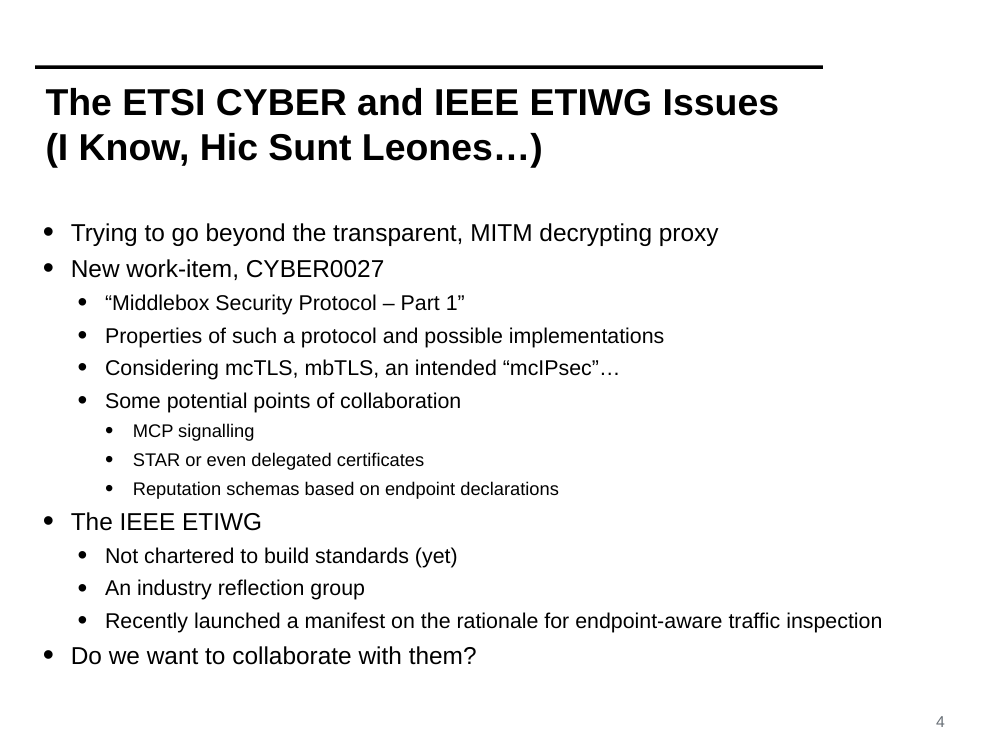
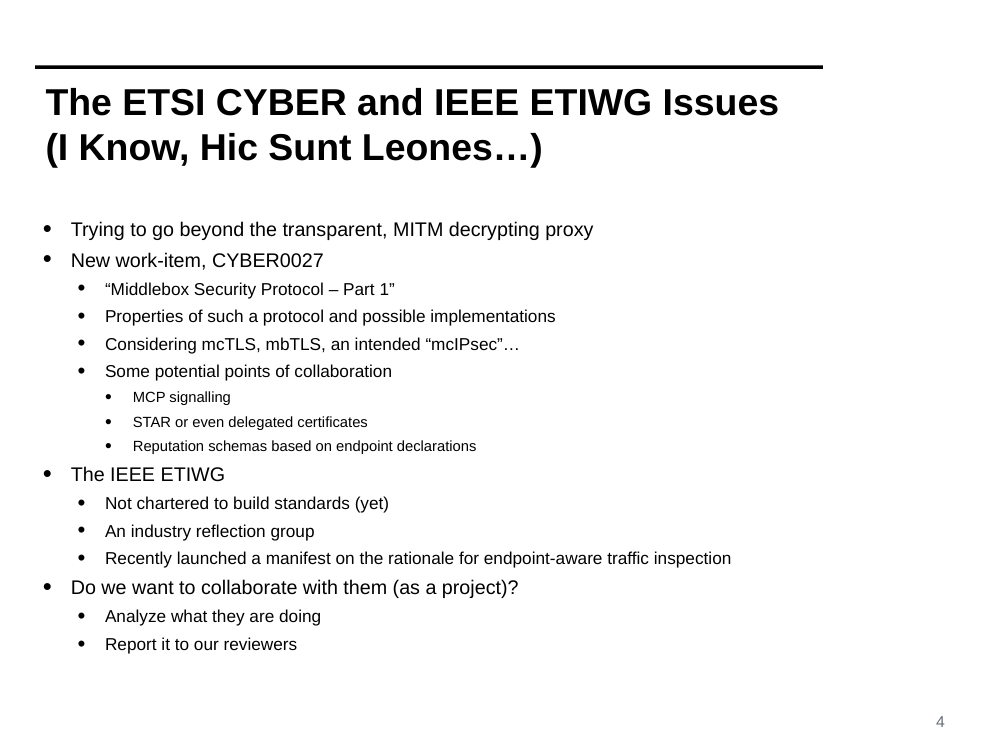
Before and after one commit to mami-project/roadshows, a slide deck: slide 4 of mami-oslo/WP4status.pptx. Drawn at 1008x756 pixels with LibreOffice and Linux fonts; fonts in the diff are those of the drawing; background and template pictures are left out. Boxes give left, top, right and bottom in pixels: in the first picture for what was removed or moved away, otherwise in the second. Text is boxed around its words. In the diff, an @@ line names an element or a change of style, - is before the commit and + after.

```diff
--- a/mami-oslo/WP4status.pptx
+++ b/mami-oslo/WP4status.pptx
@@ text at (x1=71, y1=221, x2=732, y2=568): size 24.8 to 20 pt in "Trying to go beyond the transparent, MITM ...", "New work-item, CYBER0027", "The IEEE ETIWG"; size 21.7 to 17.5 pt in "“Middlebox Security Protocol – Part 1”", "Properties of such a protocol and possible ...", "Considering mcTLS, mbTLS, an intended “mcIPsec”…", "Some potential points of collaboration" and 3 more places; size 18.6 to 15 pt in "MCP signalling", "STAR or even delegated certificates", "Reputation schemas based on endpoint declarations" @@
@@ text at (x1=71, y1=579, x2=519, y2=654): text changed; size 24.8 to 17.5 pt @@
-• Do we want to collaborate with them?
+• Do we want to collaborate with them (as a project)?
+  • Analyze what they are doing
+  • Report it to our reviewers
```
Also in this commit, not shown: 2 other slides changed.
